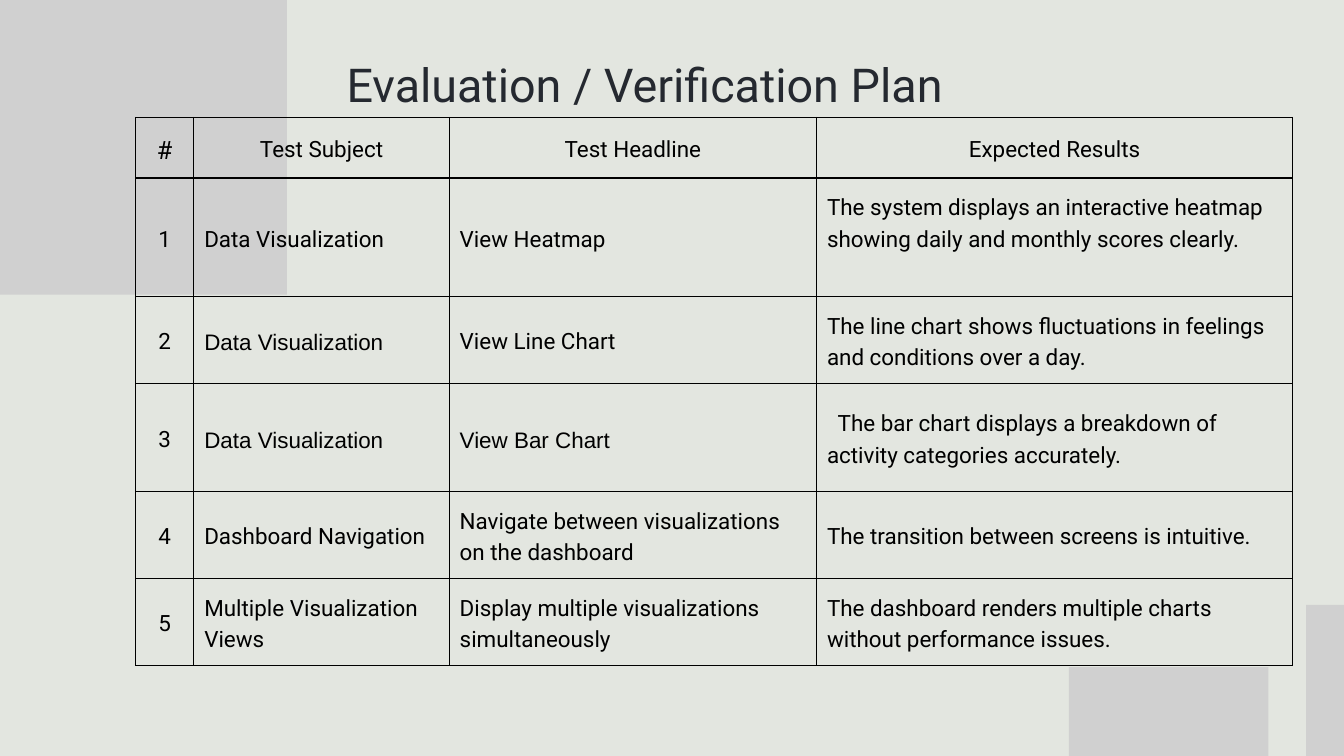
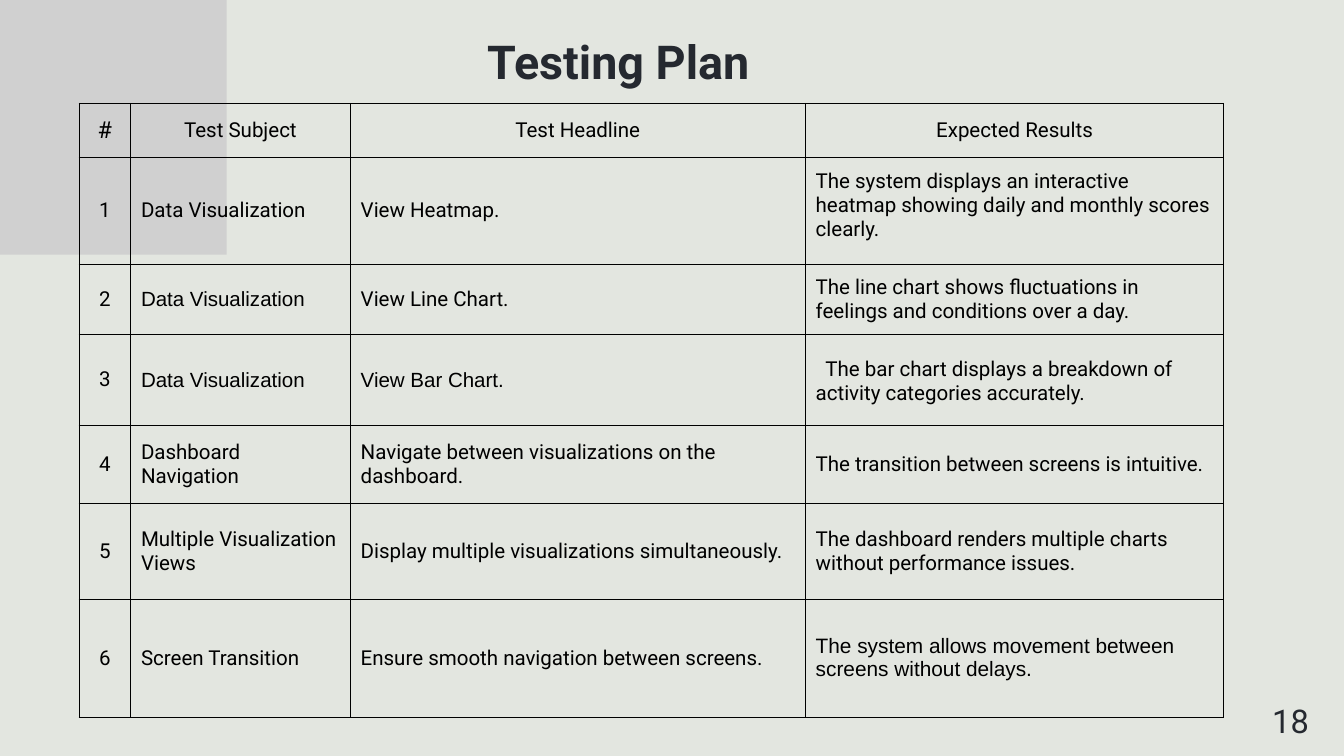
Before and after one commit to OmerFatal/FinalProject_Parkinson-s_Visualization, a slide deck: slide 18 of Capstone Project Phase 1 -Presentation.pptx (slide 16 before the commit). Drawn at 1344x756 pixels with LibreOffice and Linux fonts; fonts in the diff are those of the drawing; grey boxes stand for pictures. Boxes give left, top, right and bottom in pixels: in the first picture for what was removed or moved away, otherwise in the second. Text is boxed around its words. In the diff, an @@ line names an element or a change of style, - is before the commit and + after.

```diff
--- a/Capstone Project Phase 1 -Presentation.pptx
+++ b/Capstone Project Phase 1 -Presentation.pptx
@@ picture: place and size @@
-picture at (0, 0, 287, 295)
+picture at (0, 0, 227, 255)
@@ text added at (487, 44, 750, 89), 50 pt, text #252930, bold @@
+Testing Plan
@@ text removed at (347, 66, 943, 103) @@
-Evaluation / Verification Plan
@@ table at (79, 103, 1224, 717) @@
-row 2: 1 | Data Visualization | View Heatmap | The system displays an interactive heatmap showing daily and monthly scores clearly.
-row 3: 2 | Data Visualization | View Line Chart | The line chart shows fluctuations in feelings and conditions over a day.
-row 4: 3 | Data Visualization | View Bar Chart | The bar chart displays a breakdown of activity categories accurately.
-row 5: 4 | Dashboard Navigation | Navigate between visualizations on the dashboard | The transition between screens is intuitive.
-row 6: 5 | Multiple Visualization Views | Display multiple visualizations simultaneously | The dashboard renders multiple charts without performance issues.
+row 2: 1 | Data Visualization | View Heatmap. | The system displays an interactive heatmap showing daily and monthly scores clearly.
+row 3: 2 | Data Visualization | View Line Chart. | The line chart shows fluctuations in feelings and conditions over a day.
+row 4: 3 | Data Visualization | View Bar Chart. | The bar chart displays a breakdown of activity categories accurately.
+row 5: 4 | Dashboard Navigation | Navigate between visualizations on the dashboard. | The transition between screens is intuitive.
+row 6: 5 | Multiple Visualization Views | Display multiple visualizations simultaneously. | The dashboard renders multiple charts without performance issues.
+row 7: 6 | Screen Transition | Ensure smooth navigation between screens. | The system allows movement between screens without delays.
@@ table: place and size @@
-table at (136, 118, 1293, 665)
+table at (79, 103, 1224, 717)
@@ picture removed at (1306, 605, 1344, 756) @@
@@ picture removed at (1068, 667, 1268, 756) @@
@@ text added at (1272, 709, 1309, 734), 35 pt, text #252930 @@
+18
```
Also in this commit, not shown: 15 other slides changed, 4 slides added, 1 slide removed.
